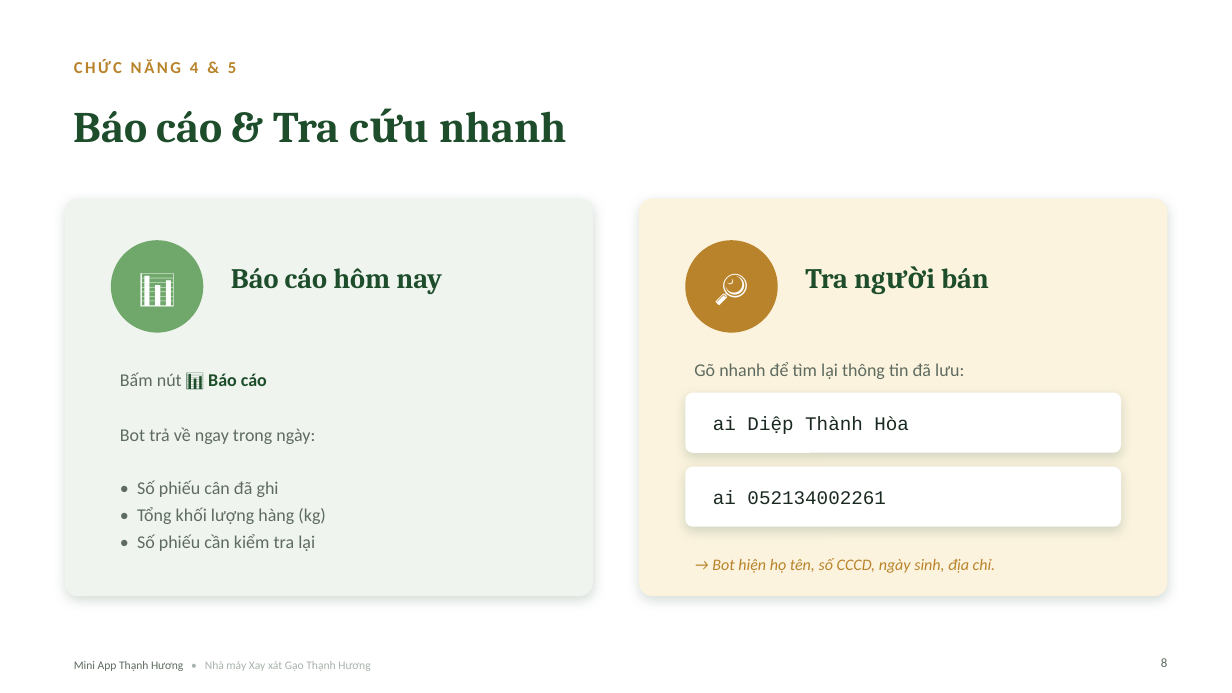
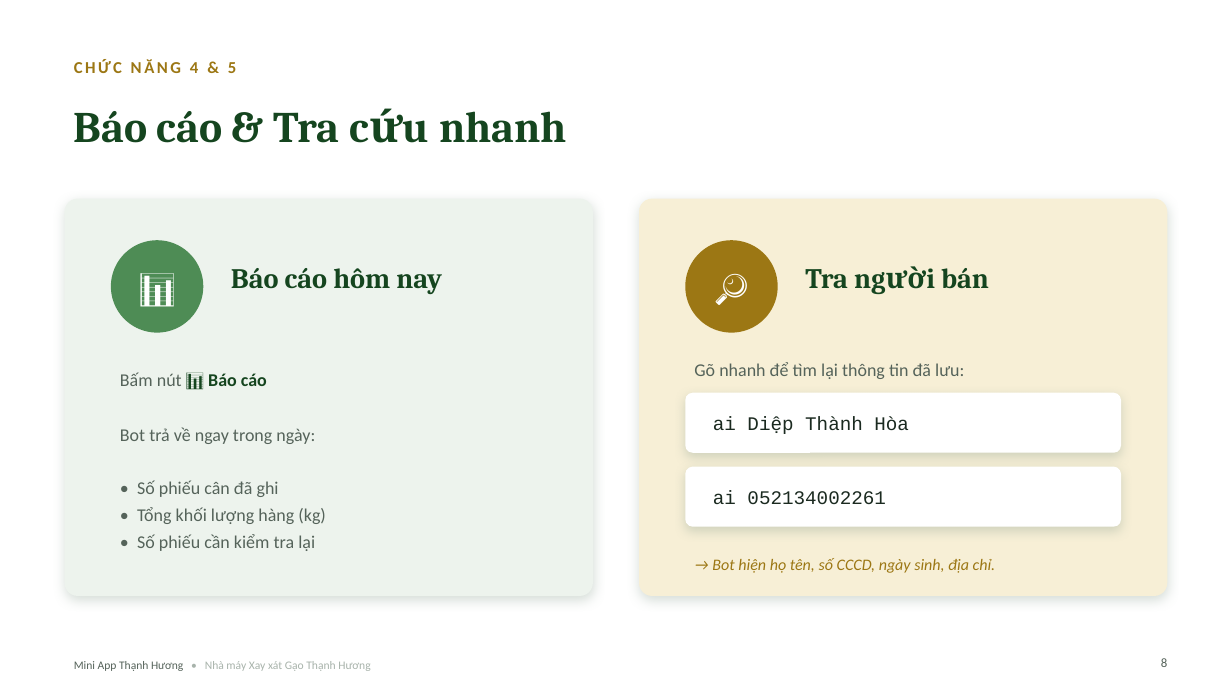
Before and after one commit to nmgaothanhhuongbd/n8n, a slide deck: slide 8 of automation-thanh-huong/huong-dan/SoTay_MiniApp_ThanhHuong.pptx. Drawn at 1232x693 pixels with LibreOffice and Linux fonts; fonts in the diff are those of the drawing. Boxes give left, top, right and bottom in pixels: in the first picture for what was removed or moved away, otherwise in the second. Text is boxed around its words. In the diff, an @@ line names an element or a change of style, - is before the commit and + after.

```diff
--- a/automation-thanh-huong/huong-dan/SoTay_MiniApp_ThanhHuong.pptx
+++ b/automation-thanh-huong/huong-dan/SoTay_MiniApp_ThanhHuong.pptx
@@ text "CHỨC NĂNG 4 & 5" at [74, 60, 236, 73]: text colour #B9832B to #9C7714 @@
@@ rounded rectangle at [65, 199, 592, 596]: fill #EFF4EE to #EDF3ED @@
@@ rounded rectangle at [640, 199, 1167, 596]: fill #FBF3DD to #F7EFD6 @@
@@ ellipse at [111, 240, 203, 333]: fill #6FA86A to #4E8C55 @@
@@ ellipse at [686, 240, 778, 333]: fill #B9832B to #9C7714 @@
@@ text "→ Bot hiện họ tên, ..." at [712, 558, 996, 573]: text colour #B9832B to #9C7714 @@
```
Also in this commit, not shown: 11 other slides changed, 7 other files.
